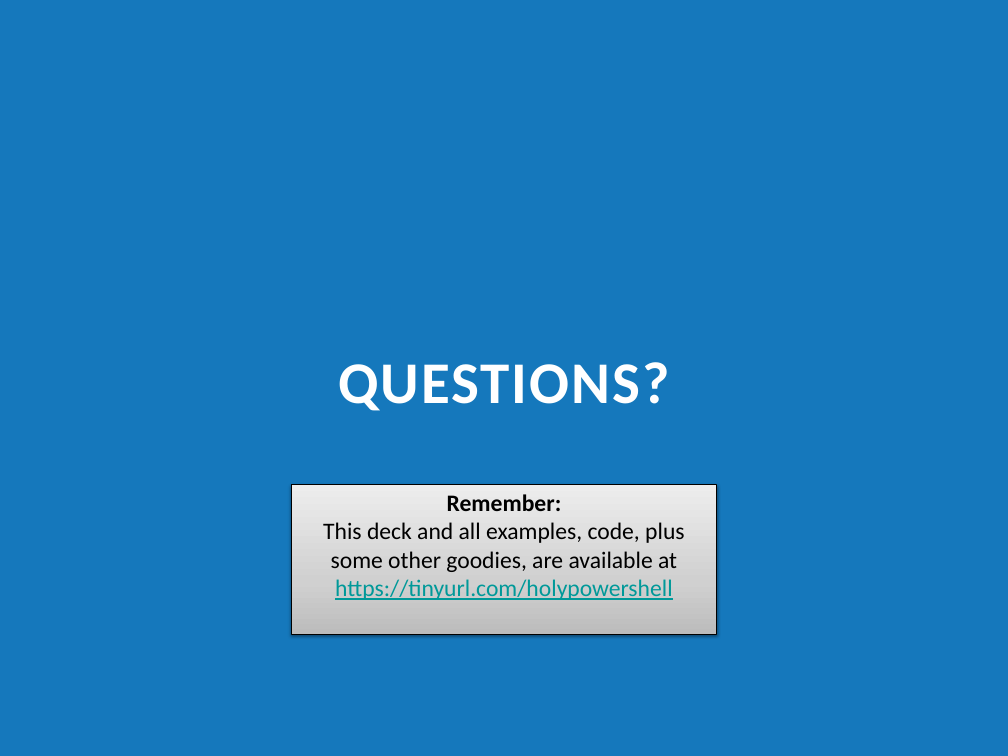
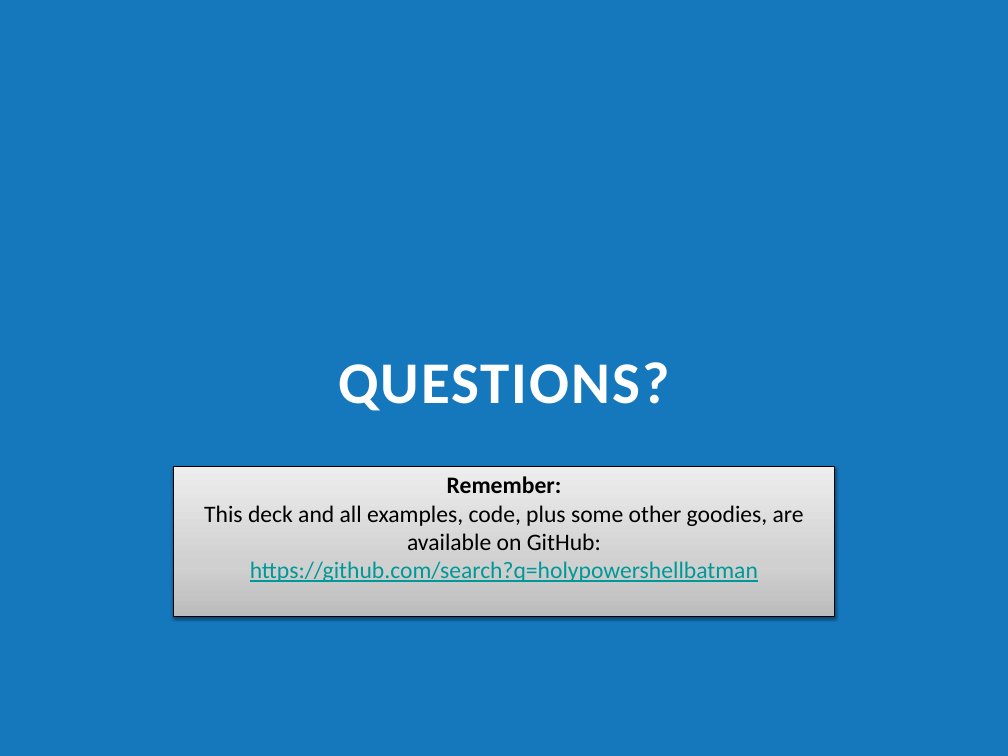
Before and after one commit to jrbirdmanFA/HolyPowerShellBATman, a slide deck: slide 49 of Holy PowerShell, BATman! - Dogfood Edition.pptx. Drawn at 1008x756 pixels with LibreOffice and Linux fonts; fonts in the diff are those of the drawing. Boxes give left, top, right and bottom in pixels: in the first picture for what was removed or moved away, otherwise in the second. Text is boxed around its words. In the diff, an @@ line names an element or a change of style, - is before the commit and + after.

```diff
--- a/Holy PowerShell, BATman! - Dogfood Edition.pptx
+++ b/Holy PowerShell, BATman! - Dogfood Edition.pptx
@@ rectangle "Remember:": place and size @@
-rectangle "Remember:" at [291, 484, 717, 634]
+rectangle "Remember:" at [173, 466, 834, 617]
@@ text in rectangle at [204, 505, 804, 582]: text changed @@
-This deck and all examples, code, plus some other goodies, are available at
-https://tinyurl.com/holypowershell
+This deck and all examples, code, plus some other goodies, are available on GitHub:
+https://github.com/search?q=holypowershellbatman
```
Also in this commit, not shown: 1 other slide changed.
